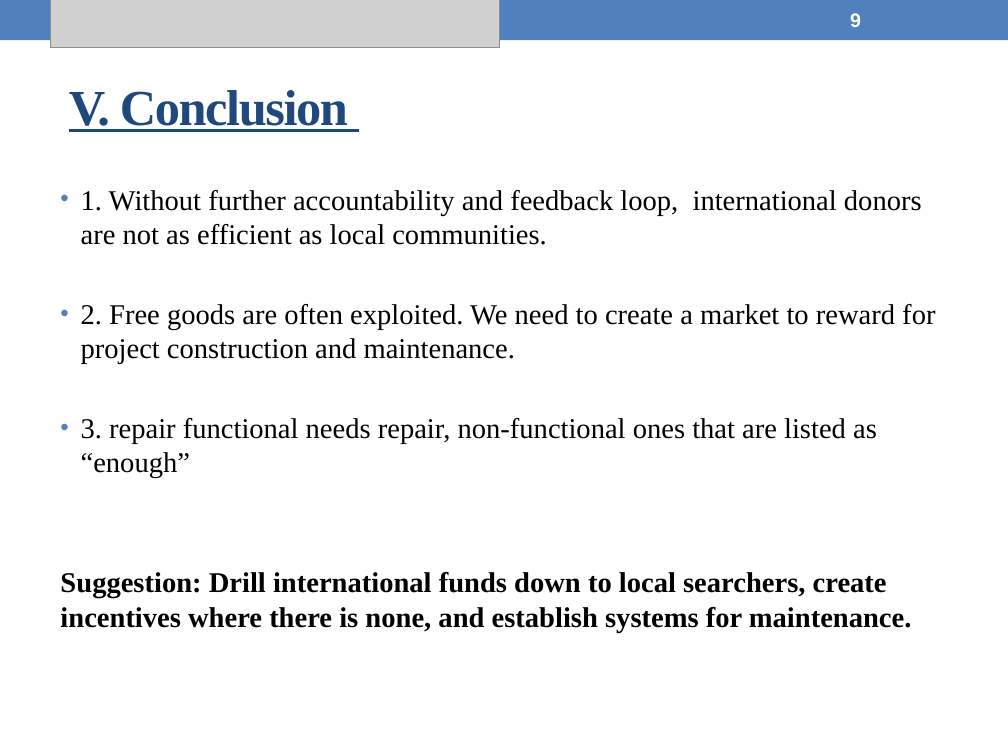
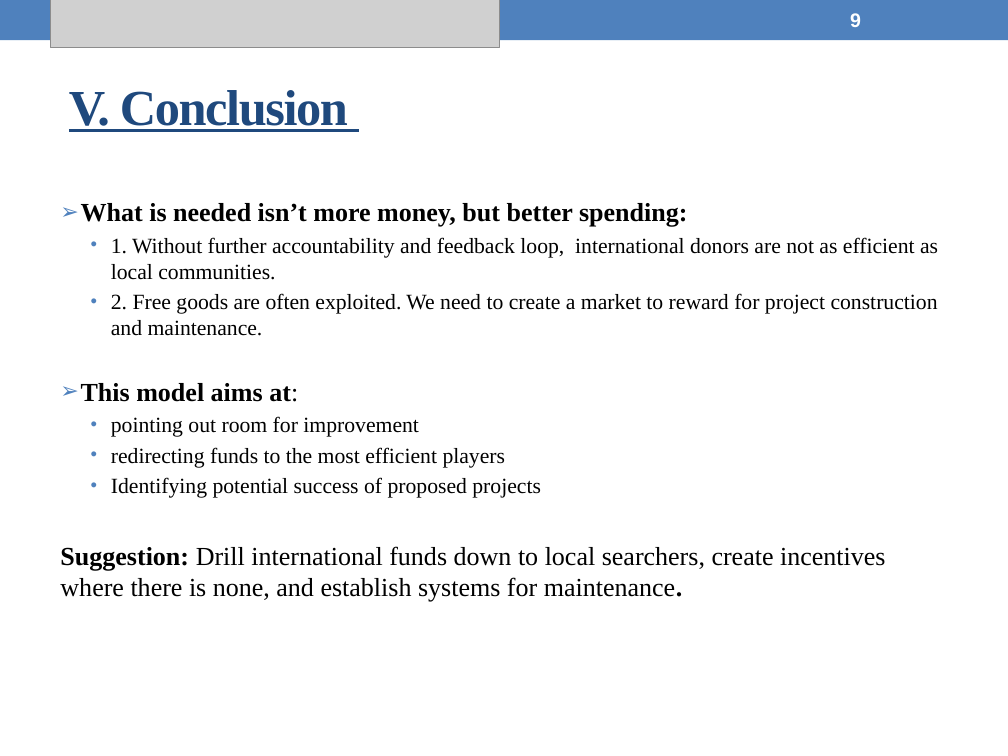
Before and after one commit to nycdatasci/bootcamp006_project, a slide deck: slide 9 of Project5-Capstone/water_proj/water_project.pptx. Drawn at 1008x756 pixels with LibreOffice and Linux fonts; fonts in the diff are those of the drawing; grey boxes stand for pictures. Boxes give left, top, right and bottom in pixels: in the first picture for what was removed or moved away, otherwise in the second. Text is boxed around its words. In the diff, an @@ line names an element or a change of style, - is before the commit and + after.

Commit message:
update

```diff
--- a/Project5-Capstone/water_proj/water_project.pptx
+++ b/Project5-Capstone/water_proj/water_project.pptx
@@ text "What is needed isn’t more ...": place and size @@
-text "What is needed isn’t more ..." at [60,190,935,633]
+text "What is needed isn’t more ..." at [60,203,938,602]
@@ text at [81,203,687,227]: paragraph added @@
+➢ What is needed isn’t more money, but better spending:
@@ text at [60,237,938,602]: size 20.4 to 15.5 pt in "1. Without further accountability and feedback loop, ...", "2. Free goods are often exploited. We ..."; size 20.4 to 18.6 pt in "Suggestion: Drill international funds down to local ..."; bold off in "Drill international funds down to local searchers, ..."; list level 1 to 2 in "1. Without further accountability and ..."; list level 1 to 2 in "2. Free goods are often ..." @@
@@ text at [81,383,541,498]: text changed; size 20.4 to 15.5 pt @@
-• 3. repair functional needs repair, non-functional ones that are listed as “enough”
+➢ This model aims at:
+  • pointing out room for improvement
+  • redirecting funds to the most efficient players
+  • Identifying potential success of proposed projects
```
